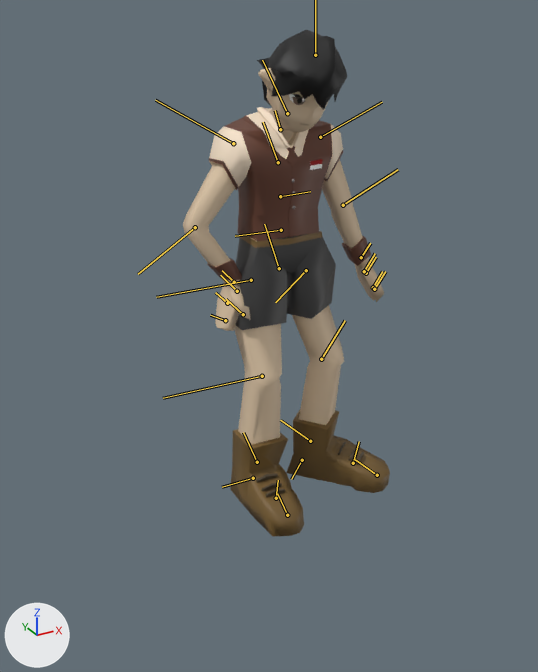
Two versions of the FBX model Assets/3D Model/Player/Male/Male MC Idle.fbx, one commit apart.
Rendered twice from a 50 mm camera at (-0.0633, -0.1302, 0.1226) aimed at (0.0051, -0.0058, 0.0604). The axes (+X, +Y, +Z) are drawn at lower left. The lights are the same throughout. Both versions are drawn at frame 61 of the action 'Take 001'; the numbers are the values there. The bones that bend it are drawn over the model as lines.
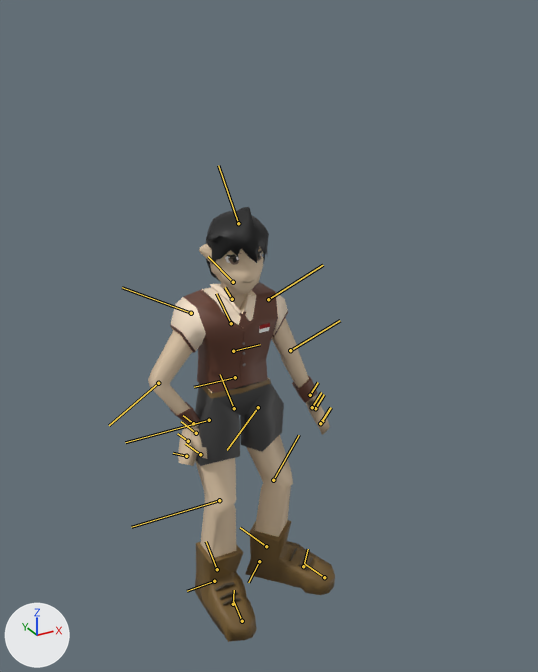
Location of each change, (x1, y1, x2, y2) in pixels of the pictures (538 x 672 px):
```json
{"object": "pSphere2", "change": "posed", "before": [183, 30, 390, 537], "after": [148, 207, 335, 642], "on screen": "10% narrower, 14% shorter"}
{"bone": "pasted__joint1", "before": "(278, 162) to (263, 122)", "after": "(231, 323) to (216, 293)"}
{"bone": "pasted__joint3", "before": "(343, 205) to (398, 169)", "after": "(290, 350) to (340, 320)"}
{"bone": "pasted__joint40", "before": "(280, 129) to (275, 110)", "after": "(232, 299) to (225, 287)"}
```

Scene script edits in JSON lines:
```json
{"block": "bone_pasted__joint1", "where": "bone_pasted__joint1 = bpy.data.objects['group4'].pose.bones['pasted__joint1']"}
{"op": "set", "path": "bone_pasted__joint1.location", "old": "(0.0, 0.0, 0.0)", "new": "(-0.91, -1.57, -0.6)"}
{"block": "bone_pasted__joint3", "where": "bone_pasted__joint3 = bpy.data.objects['group4'].pose.bones['pasted__joint3']  # child of 'pasted__joint2'"}
{"op": "set", "path": "bone_pasted__joint3.rotation_quaternion", "old": "(1.0, 0.0, 0.0, 0.0)", "new": "(0.997, 0.004, -0.069, -0.023)", "note": "degrees (0, 0, 0) -> degrees (1, -8, -3)"}
{"block": "bone_pasted__joint40", "where": "bone_pasted__joint40 = bpy.data.objects['group4'].pose.bones['pasted__joint40']  # child of 'pasted__joint1'"}
{"op": "set", "path": "bone_pasted__joint40.rotation_quaternion", "old": "(0.954, 0.0, 0.0, -0.298)", "new": "(0.999, 0.0, 0.0, -0.033)", "note": "degrees (0, 0, -35) -> degrees (0, 0, -4)"}
```
